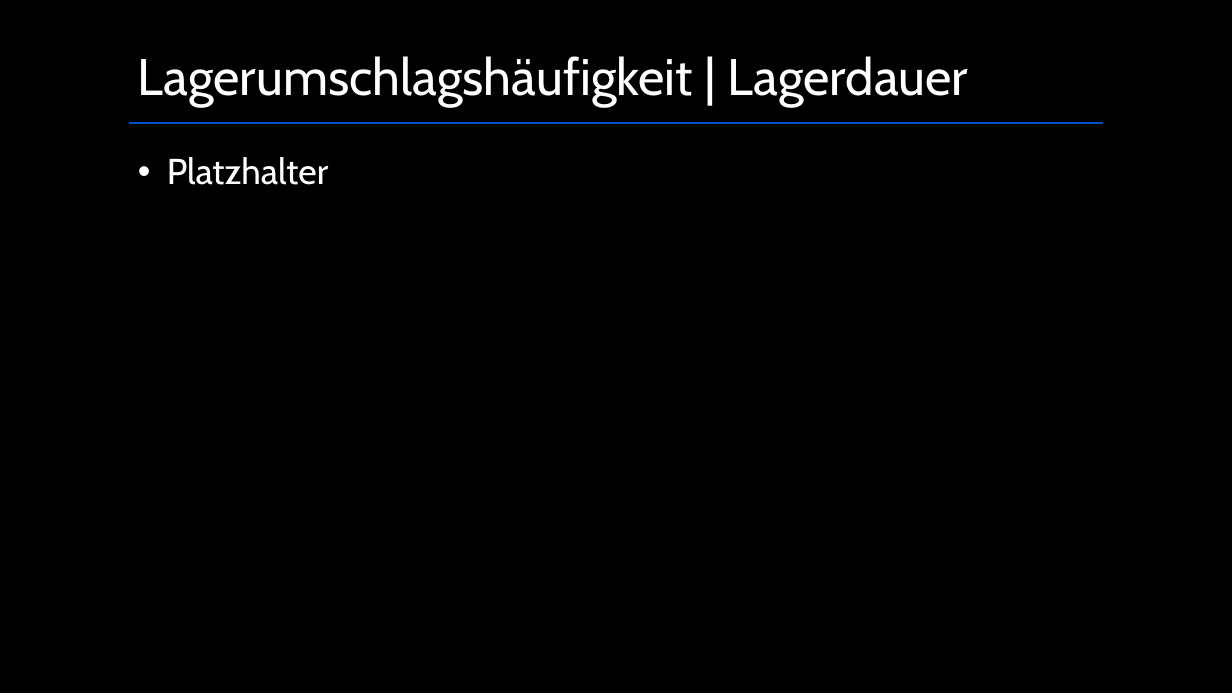
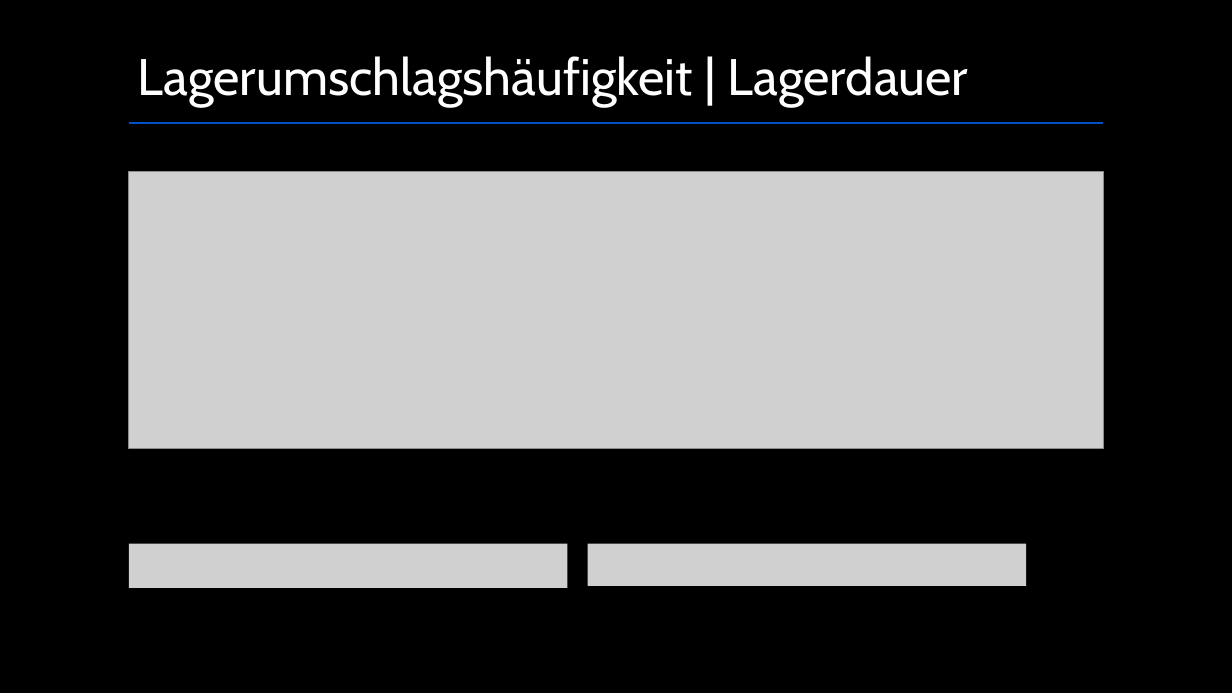
Before and after one commit to maHlavacek/Kennzahlen-BWM, a slide deck: slide 7 of Presentation-Kennzahlen.pptx. Drawn at 1232x693 pixels with LibreOffice and Linux fonts; fonts in the diff are those of the drawing; grey boxes stand for pictures. Boxes give left, top, right and bottom in pixels: in the first picture for what was removed or moved away, otherwise in the second. Text is boxed around its words. In the diff, an @@ line names an element or a change of style, - is before the commit and + after.

```diff
--- a/Presentation-Kennzahlen.pptx
+++ b/Presentation-Kennzahlen.pptx
@@ picture added at <box>128,172,1104,448</box> @@
@@ text removed at <box>167,157,329,185</box> @@
-• Platzhalter
@@ picture added at <box>128,543,567,588</box> @@
@@ picture added at <box>588,543,1027,586</box> @@
```
Also in this commit, not shown: 6 other slides changed, 1 slide added.
